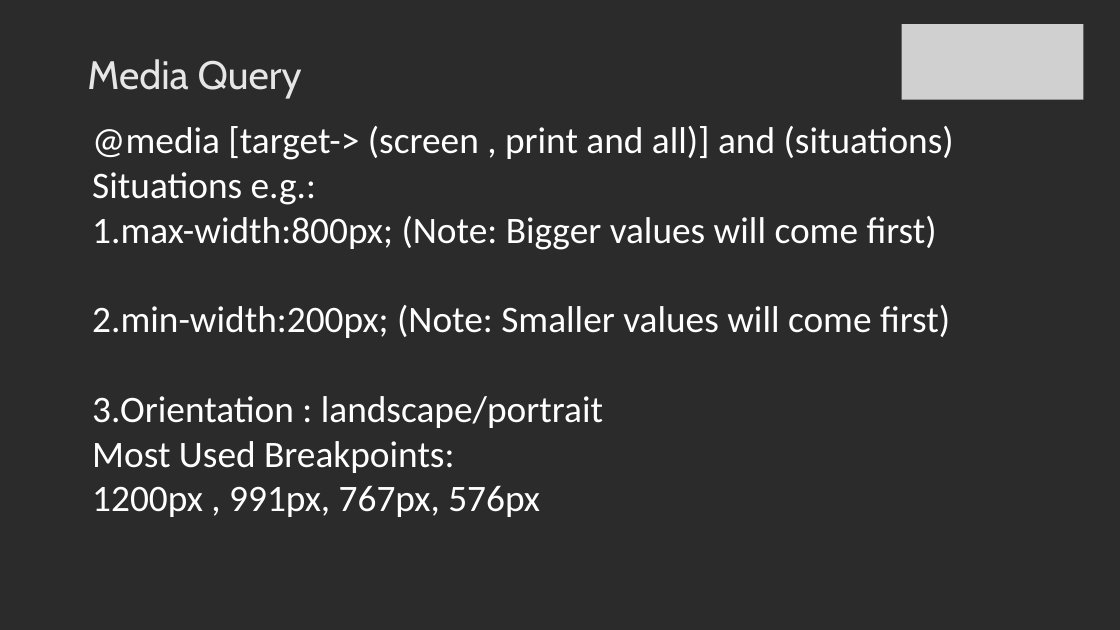
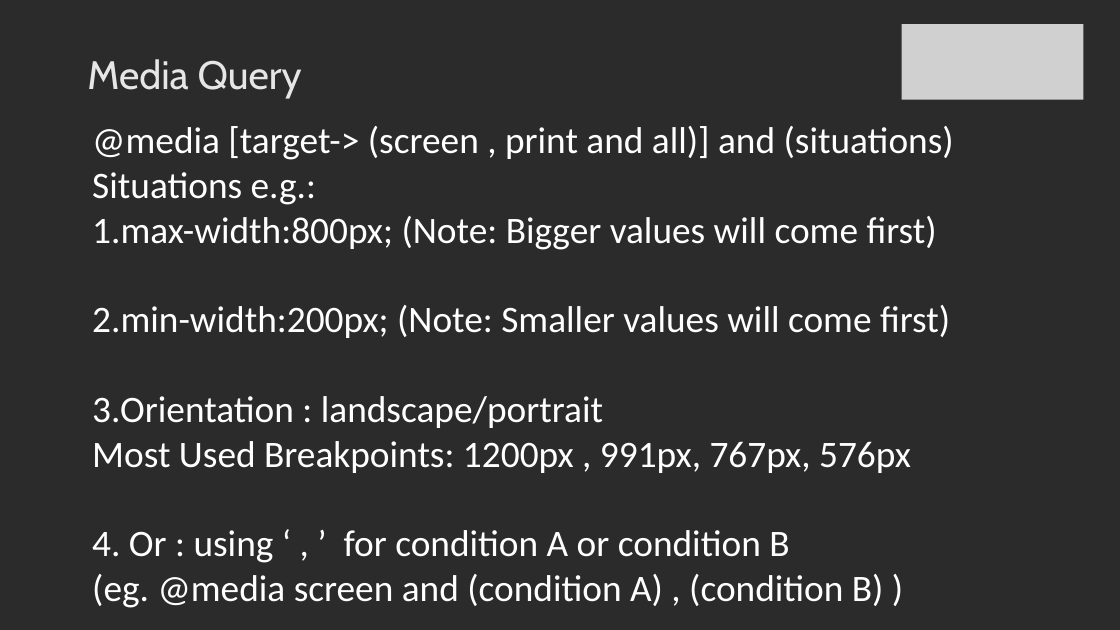
Before and after one commit to SachinBarpanda/WebDevGla, a slide deck: slide 37 of CSS.pptx. Drawn at 1120x630 pixels with LibreOffice and Linux fonts; fonts in the diff are those of the drawing; grey boxes stand for pictures; background and template pictures are left out; a plain dark background stands for a picture behind light text. Boxes give left, top, right and bottom in pixels: in the first picture for what was removed or moved away, otherwise in the second. Text is boxed around its words. In the diff, an @@ line names an element or a change of style, - is before the commit and + after.

```diff
--- a/CSS.pptx
+++ b/CSS.pptx
@@ text at bbox=[92, 441, 911, 608]: text changed @@
-Most Used Breakpoints:
-1200px , 991px, 767px, 576px
+Most Used Breakpoints: 1200px , 991px, 767px, 576px
+4. Or : using ‘ , ’ for condition A or condition B
+(eg. @media screen and (condition A) , (condition B) )
```
Also in this commit, not shown: 11 slides added, 8 other files.
